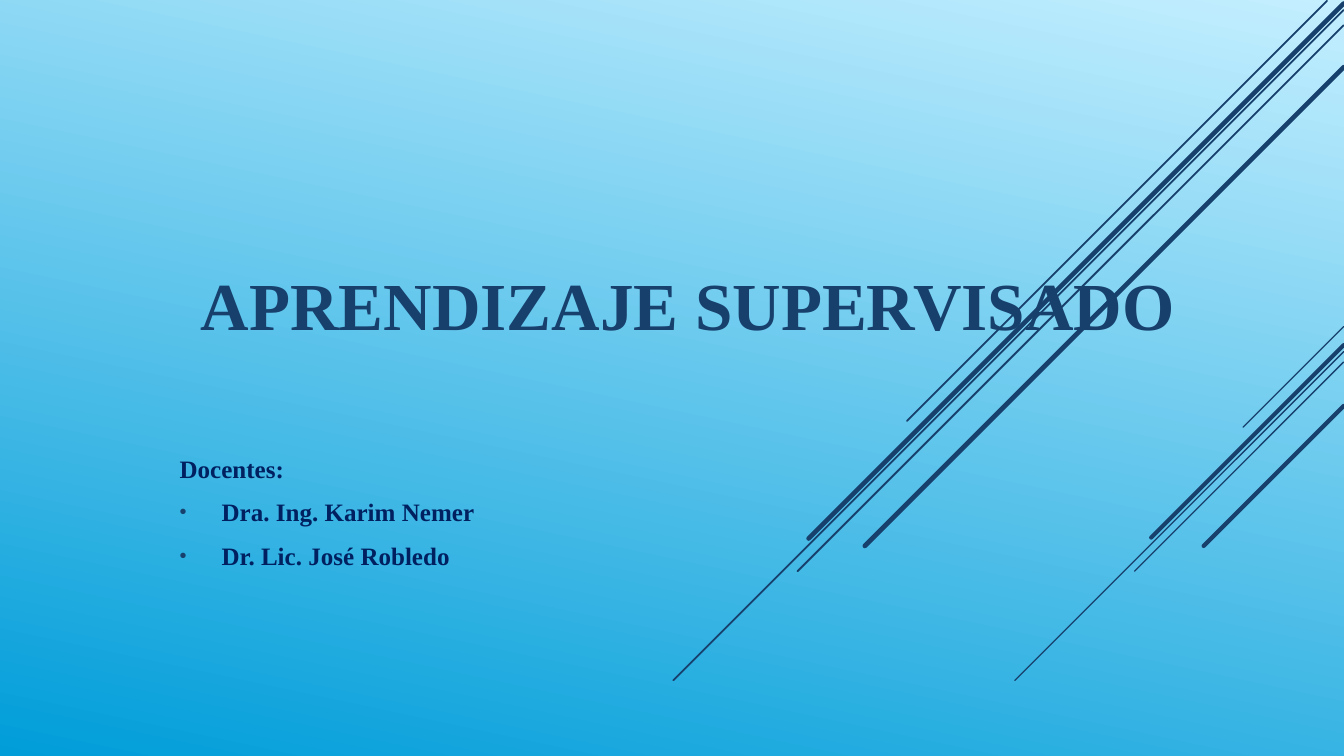
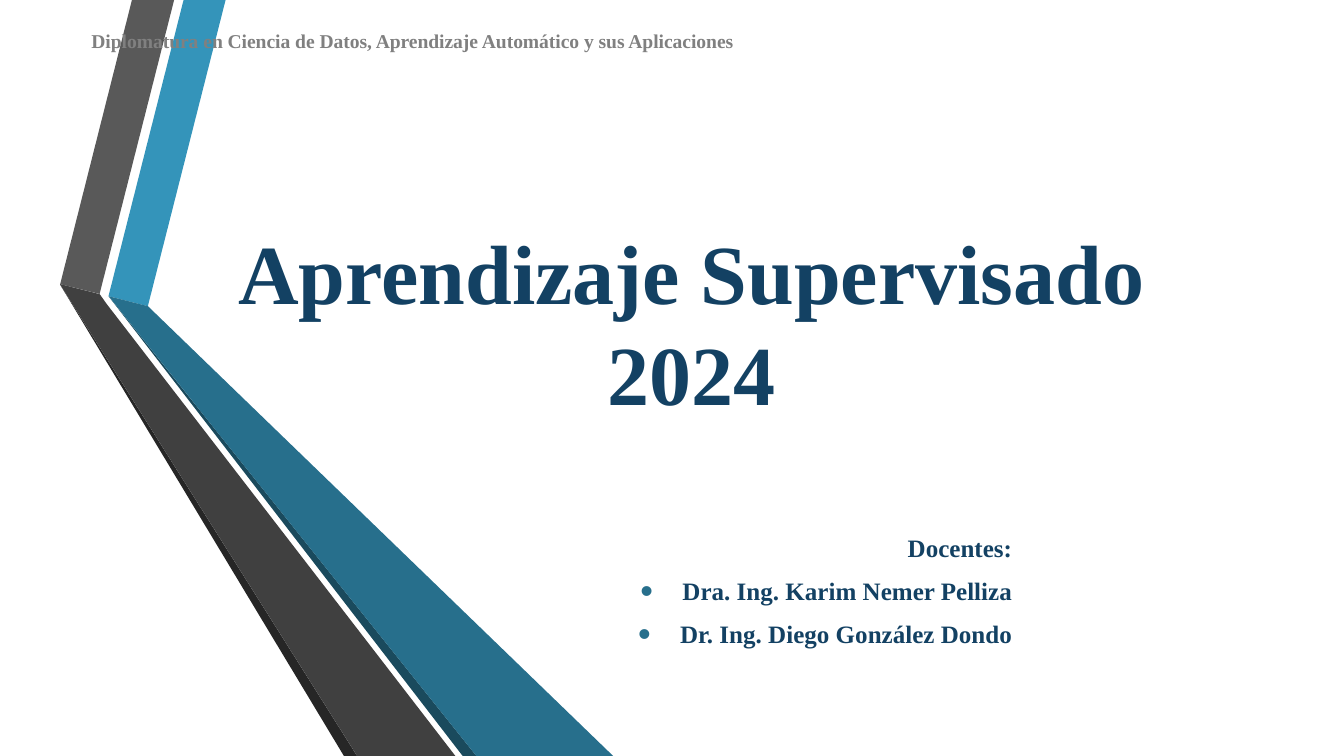
Before and after one commit to DiploDatos/AprendizajeSupervisado, a slide deck: slide 1 of Teórico/Aprendizaje Supervisado - Clase III.ppsx. Drawn at 1344x756 pixels with LibreOffice and Linux fonts; fonts in the diff are those of the drawing; background and template pictures are left out. Boxes give left, top, right and bottom in pixels: in the first picture for what was removed or moved away, otherwise in the second. Text is boxed around its words. In the diff, an @@ line names an element or a change of style, - is before the commit and + after.

```diff
--- a/Teórico/Aprendizaje Supervisado - Clase III.ppsx
+++ b/Teórico/Aprendizaje Supervisado - Clase III.ppsx
@@ background gradient #C4EFFF to #009DD9 to picture (left out) @@
@@ line removed from (1344, 11) to (673, 680) @@
@@ line removed from (1344, 26) to (797, 571) @@
@@ line removed from (1344, 4) to (809, 539) @@
@@ line removed from (1327, 1) to (907, 421) @@
@@ text added at <box>91,33,733,53</box>, 10.5 pt, text #808080, bold @@
+Diplomatura en Ciencia de Datos, Aprendizaje Automático y sus Aplicaciones
@@ line removed from (1344, 67) to (864, 546) @@
@@ title at <box>238,245,1144,406</box>: text changed; size 36 to 45 pt; text colour #17406D to #134163 @@
-APRENDIZAJE SUPERVISADO
+Aprendizaje Supervisado
+2024
@@ group added at <box>60,0,613,756</box>: 6 freeform shapes @@
@@ group removed at <box>1015,327,1344,680</box>: 5 lines @@
@@ subtitle "Docentes:": place and size @@
-subtitle "Docentes:" at <box>180,461,474,566</box>
+subtitle "Docentes:" at <box>680,540,1012,649</box>
@@ subtitle at <box>908,540,1012,558</box>: text colour #002060 to #134163 in "Docentes:"; alignment left to right @@
@@ subtitle at <box>680,582,1012,649</box>: text changed; text colour #002060 to #134163 @@
-• Dra. Ing. Karim Nemer
-• Dr. Lic. José Robledo
+• Dra. Ing. Karim Nemer Pelliza
+• Dr. Ing. Diego González Dondo
```
Also in this commit, not shown: 17 other slides changed, 19 slides added, 18 slides removed, 4 other files.
